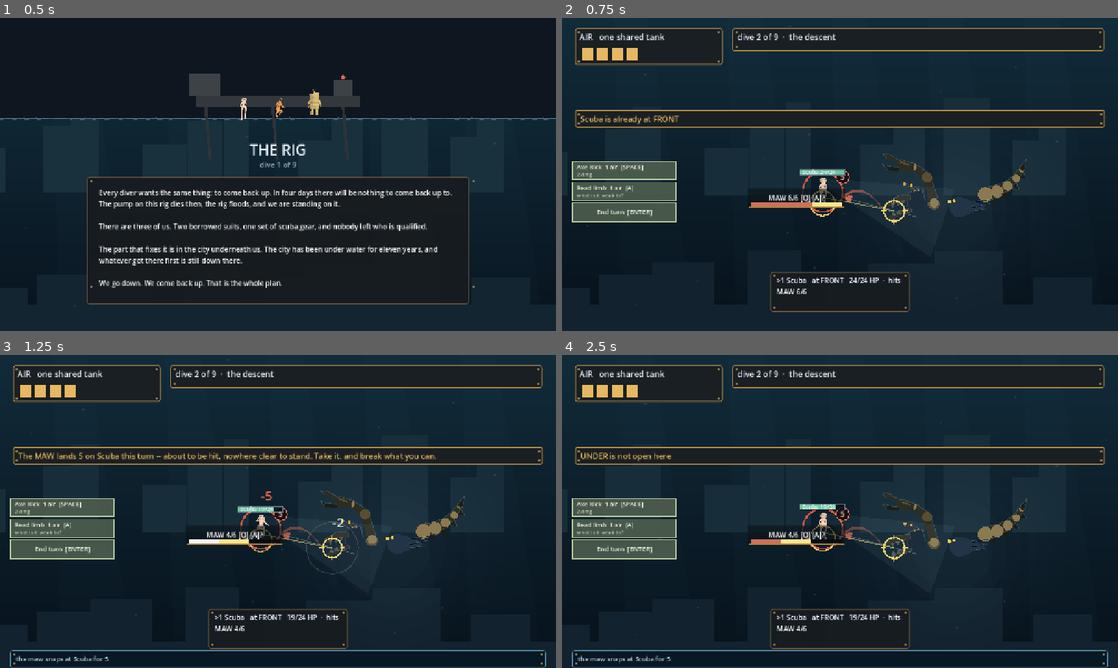
Above: before the commit, frames 1-4 (two rows, left to right).
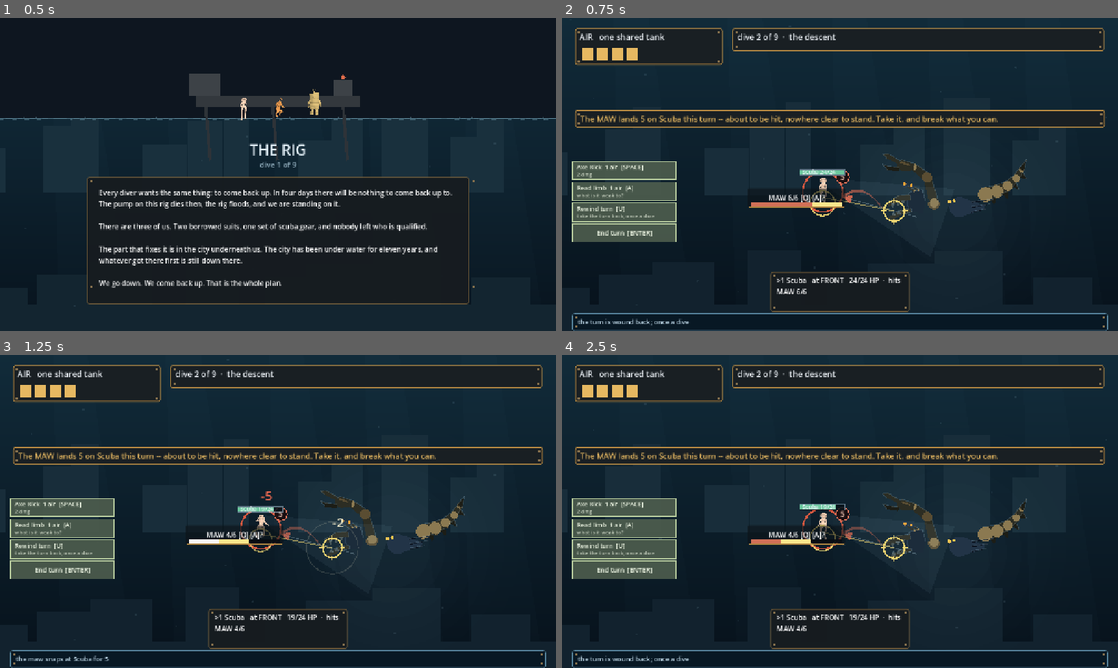
Above: after the commit, the same moments.

Repository: ImmortalDemonGod/salvage
Game: Godot game, scene res://game/main.tscn
Same seed, same stepped clock (60 frames per second), same inputs: the game is played once before the commit and once after it.
Inputs (mouse positions are in pixels of both pictures, inside the frame that each line leads up to):
- Up to frame 1 (0.5 s): no input
- Up to frame 2 (0.75 s): tap Enter at 0.5 s; move the mouse to (962, 158) at 0.52 s; hold Right from 0.53 s (still down); tap U at 0.6 s; click (962, 158) at 0.67 s
- Up to frame 3 (1.25 s): keep holding Right; tap Space at 0.77 s; tap Enter at 0.8 s
- Up to frame 4 (2.5 s): release Right at 1.25 s; drag from (728, 527) to (812, 574) at 1.27 s; move the mouse to (895, 442) at 2.02 s; hold Right from 2.03 s (still down); tap E at 2.1 s; tap U at 2.3 s

Frame 1 is identical in both runs. In frame 2, 3.2% of the frame differs, in the area x 1-99%, y 31-100%; in frame 3, 1.4%; in frame 4, 2.3%.

Commit message:
the turn can be taken back, once a dive
Into the Breach's reset, sized for this game: a snapshot at each turn
start, one rewind per fight, a button and U for it. Deterministic sim,
no hidden rolls, so a rewind cannot fish for outcomes; it only lets a
player finish thinking, which is what the playtest asked for in the
words 'playing around with the keys wastes my turn'. The mousedoor
gate audits the button's enabled state like every other; a behavior
test proves restore-exactly, spend-once, re-arm-next-fight.

Diff:
--- a/game/main.gd
+++ b/game/main.gd
@@ -95,6 +95,13 @@
 const RIG_SCALE := 0.22
 var _rig_cache: Dictionary = {}
 var _danim: Dictionary = {}   # diver id -> {"clip": String, "t0": float}
+# Into the Breach's turn reset, the audit's top-ranked import and the
+# playtest's "playing around with the keys wastes my turn. There's no way
+# to strategize". Deterministic sim, no hidden rolls, so a rewind cannot
+# fish for outcomes; it only lets you finish thinking. Once per fight,
+# and the snapshot is taken at each turn start.
+var _turn_start: Combat = null
+var _rewound := false
 const DIVER_SEAT := 20.0          # how far below the ring centre the feet sit
 const CARD_TOP := 584.0
 # The action bar: the third playtest's ruling made buttons a hard
@@ -834,7 +841,12 @@
 		return "Valve 3 is under water now. Shut one of the others to drop the level, then turn 3."
 	return "Valve 3 is open. Turn the rest to fill the chamber to the line."
 
+var _snap_of: Combat = null
 func _refresh() -> void:
+	if combat != _snap_of:
+		_snap_of = combat
+		_turn_start = combat.clone() if combat != null and combat.outcome == "ongoing" else null
+		_rewound = false
 	if _dive <= 0.0:
 		_hud(true)
 	_auto_select()
@@ -1279,6 +1291,7 @@
 		"ability0": return c2.act_ability(selected, 0)
 		"ability1": return c2.act_ability(selected, 1)
 		"analyze": return c2.act_analyze(selected)
+		"rewind": return not _rewound and _turn_start != null
 		"end": return true
 	return false
 
@@ -1287,6 +1300,7 @@
 		"ability0": player_ability(0)
 		"ability1": player_ability(1)
 		"analyze": player_analyze()
+		"rewind": rewind_turn()
 		"end":
 			player_end_turn()
 			_refresh()
@@ -1312,14 +1326,28 @@
 			"label": "%s  %d air  [%s]" % [String(ab.name), int(d.cost), "SPACE" if slot == 0 else "F"],
 			"sub": what})
 	out.append({"id": "analyze", "label": "Read limb  1 air  [A]", "sub": "what is it weak to?"})
+	out.append({"id": "rewind", "label": "Rewind turn  [U]", "sub": "take the turn back, once a dive"})
 	out.append({"id": "end", "label": "End turn  [ENTER]", "sub": ""})
 	return out
 
 func btn_rect(i: int, _n: int) -> Rect2:
 	return Rect2(Vector2(BAR_X, BAR_TOP + float(i) * (BAR_H + BAR_GAP)), Vector2(238.0, BAR_H))
 
+func rewind_turn() -> bool:
+	if _rewound or _turn_start == null or combat == null or combat.outcome != "ongoing":
+		return false
+	combat = _turn_start.clone()
+	if run != null:
+		run.combat = combat
+	_rewound = true
+	refusal = ""
+	combat.log_lines.append("the turn is wound back; once a dive")
+	_refresh()
+	return true
+
 func player_end_turn() -> void:
 	combat.end_turn()
+	_turn_start = combat.clone() if combat.outcome == "ongoing" else null
 	_after()
 
 # A finished fight advances the ladder. The run owns progression; the
@@ -1371,6 +1399,9 @@
 		KEY_R: player_move(Combat.REAR)
 		KEY_T: player_move(Combat.BACKLINE)
 		KEY_A: player_analyze()
+		KEY_U:
+			if combat != null:
+				rewind_turn()
 		KEY_SPACE: player_ability(0)
 		KEY_F: player_ability(1)
 		KEY_LEFT, KEY_RIGHT:
--- a/sim/sfx_events.gd
+++ b/sim/sfx_events.gd
@@ -20,6 +20,8 @@
 		return Kind.CUT
 	if line.find("runs hotter") >= 0:
 		return Kind.RAMP
+	if line.find("wound back") >= 0:
+		return Kind.VALVE
 	if line.find("BREAKS") >= 0:
 		return Kind.BREAK
 	if line.find("is shut down") >= 0:
--- a/verify/mousedoor.gd
+++ b/verify/mousedoor.gd
@@ -54,13 +54,14 @@
 						"ability0": actual = c2.act_ability(i, 0)
 						"ability1": actual = c2.act_ability(i, 1)
 						"analyze": actual = c2.act_analyze(i)
+						"rewind": actual = scene.action_legal("rewind")
 						"end": actual = true
 					checked += 1
 					if predicted != actual:
 						fail("%s: button '%s' shows %s and the sim says %s for %s on turn %d" % [
 							enc_id, String(b.id), "enabled" if predicted else "disabled",
 							"yes" if actual else "no", c.divers[i].dname, c.turn])
-				for want in ["analyze", "end"]:
+				for want in ["analyze", "rewind", "end"]:
 					if not (want in ids):
 						fail("%s: no button exists for '%s'" % [enc_id, want])
 			for _s in range(5):
